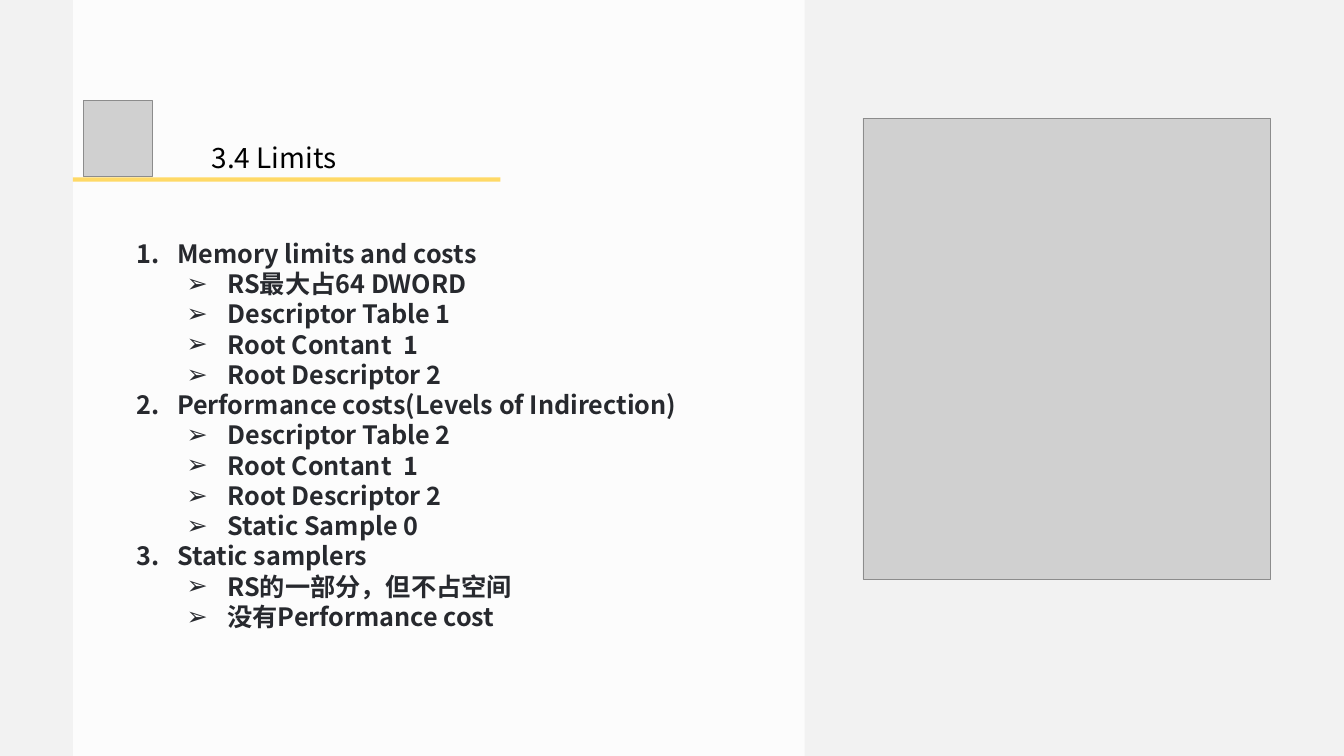
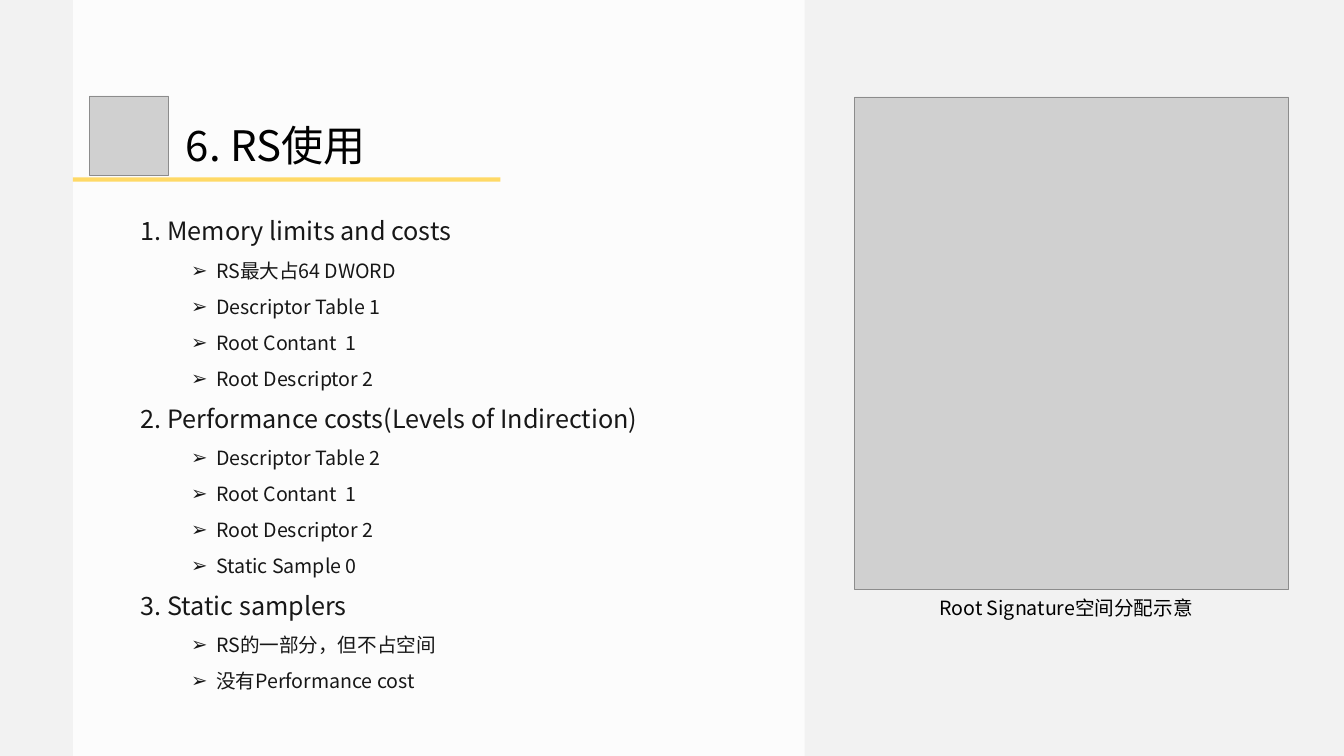
Before and after one commit to doomlover/KSGameEngineTutorials, a slide deck: slide 32 of PPTs/05.深入DX12绘制二.pptx (slide 26 before the commit). Drawn at 1344x756 pixels with LibreOffice and Linux fonts; fonts in the diff are those of the drawing; grey boxes stand for pictures. Boxes give left, top, right and bottom in pixels: in the first picture for what was removed or moved away, otherwise in the second. Text is boxed around its words. In the diff, an @@ line names an element or a change of style, - is before the commit and + after.

```diff
--- a/PPTs/05.深入DX12绘制二.pptx
+++ b/PPTs/05.深入DX12绘制二.pptx
@@ picture: place and size @@
-picture at box(84, 100, 152, 176)
+picture at box(89, 96, 168, 175)
@@ picture: place and size @@
-picture at box(863, 118, 1270, 579)
+picture at box(854, 97, 1288, 589)
@@ text added at box(186, 126, 365, 165), 60 pt, text #000000 @@
+  6. RS使用
@@ text removed at box(212, 146, 337, 169) @@
-  3.4 Limits
@@ text "1. Memory limits and costs": place and size @@
-text "1. Memory limits and costs" at box(136, 242, 676, 629)
+text "1. Memory limits and costs" at box(141, 220, 637, 690)
@@ text at box(141, 220, 451, 246): text changed; text colour #27292E to #171717; bold off @@
-1. Memory limits and costs
+1. Memory limits and costs
@@ text at box(216, 261, 436, 690): size 36 to 28 pt, text colour #27292E to #171717, bold off in "RS最大占64 DWORD", "Descriptor Table 1", "Root Contant 1", "Root Descriptor 2" and 6 more places; list level 2 to 3 in "RS最大占64 DWORD"; list level 2 to 3 in "Descriptor Table 1"; list level 2 to 3 in "Root Contant 1"; list level 2 to 3 in "Root Descriptor 2"; list level 2 to 3 in "Descriptor Table 2"; list level 2 to 3 in "Static Sample 0"; list level 2 to 3 in "RS的一部分，但不占空间"; list level 2 to 3 in "没有Performance cost" @@
@@ text at box(141, 407, 637, 433): text changed; text colour #27292E to #171717; bold off @@
-2. Performance costs(Levels of Indirection)
+2. Performance costs(Levels of Indirection)
@@ text at box(141, 595, 347, 621): text changed; text colour #27292E to #171717; bold off @@
-3. Static samplers
+3. Static samplers
@@ text added at box(940, 598, 1193, 620), 28 pt, text #000000 @@
+Root Signature空间分配示意
```
Also in this commit, not shown: 13 other slides changed, 21 slides added, 20 slides removed, 1 other file.
